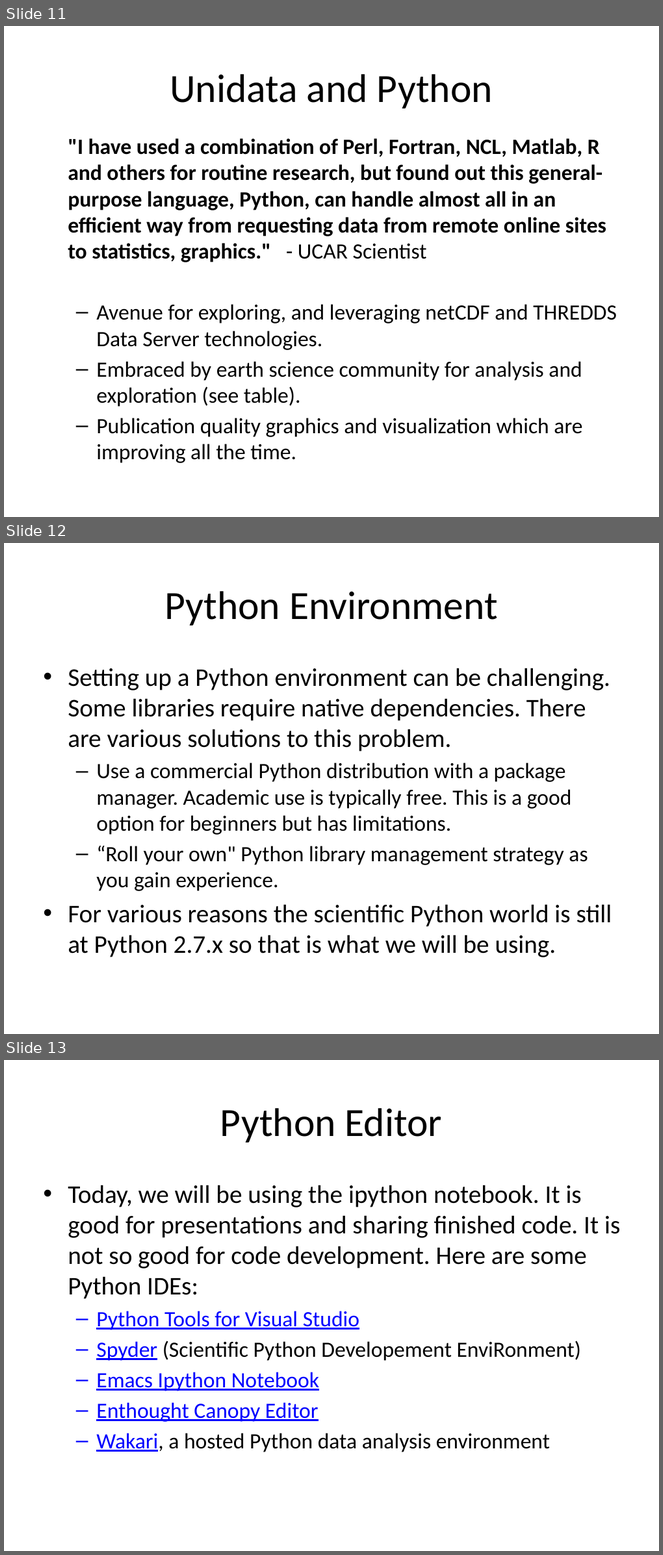
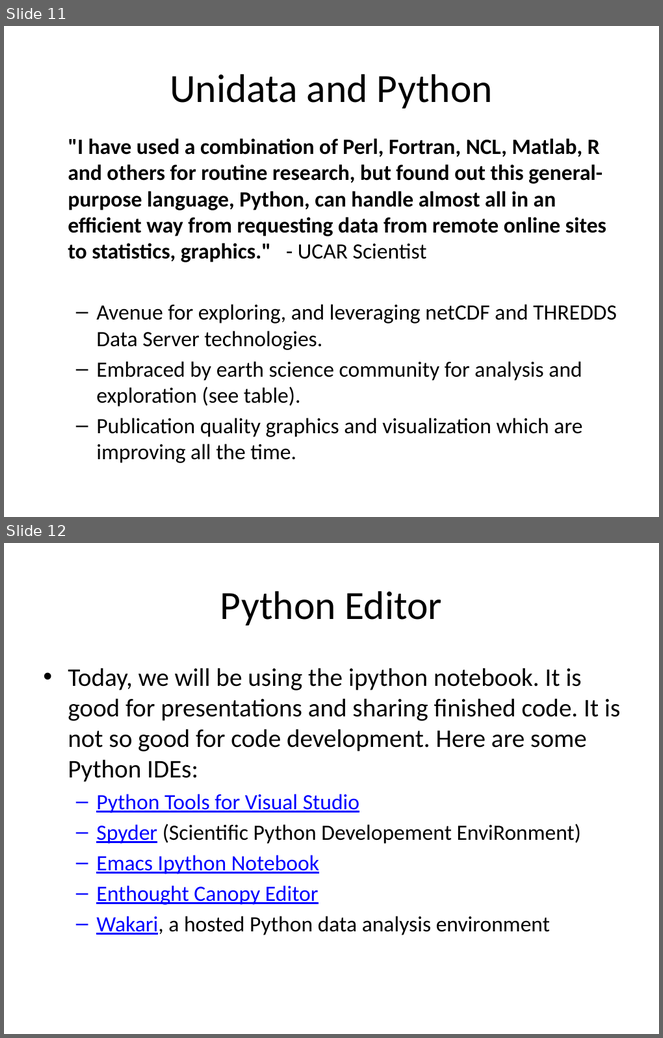
Before and after one commit to Unidata/python-workshop, a slide deck: Overview.pptx. Shown one above the other, each under a label of ours: slides 11, 12 and 13 before the commit, slides 11 and 12 after it. The pictures are 663x1555 and 663x1038 pixels, drawn with LibreOffice and Linux fonts; fonts in the diff are those of the drawing; background and template pictures are left out. Boxes give left, top, right and bottom in pixels: in the first picture for what was removed or moved away, otherwise in the second. Text is boxed around its words. In the diff, an @@ line names an element or a change of style, - is before the commit and + after.

```diff
--- a/Overview.pptx
+++ b/Overview.pptx
@@ slide 12 removed at <box>4,543,659,1034</box>, background #FFFFFF @@
@@ title removed at <box>165,591,498,626</box> @@
-Python Environment
@@ text removed at <box>68,668,612,958</box> @@
-• Setting up a Python environment can be challenging. Some libraries require native dependencies. There are various solutions to this problem.
-  – Use a commercial Python distribution with a package manager. Academic use is typically free. This is a good option for beginners but has limitations.
-  – “Roll your own" Python library management strategy as you gain experience.
-• For various reasons the scientific Python world is still at Python 2.7.x so that is what we will be using.
@@ what was slide 13 is now slide 12 @@
```
Also in this commit, not shown: 2 slides changed, 1 other file.
